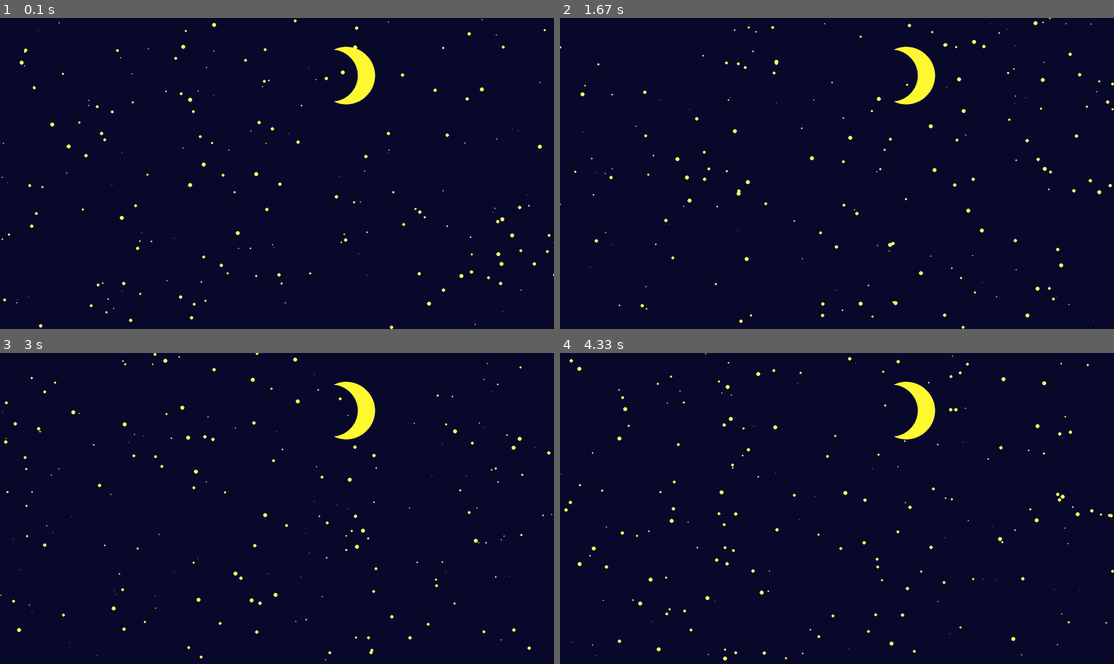
Above: before the commit, frames 1-4 (two rows, left to right).
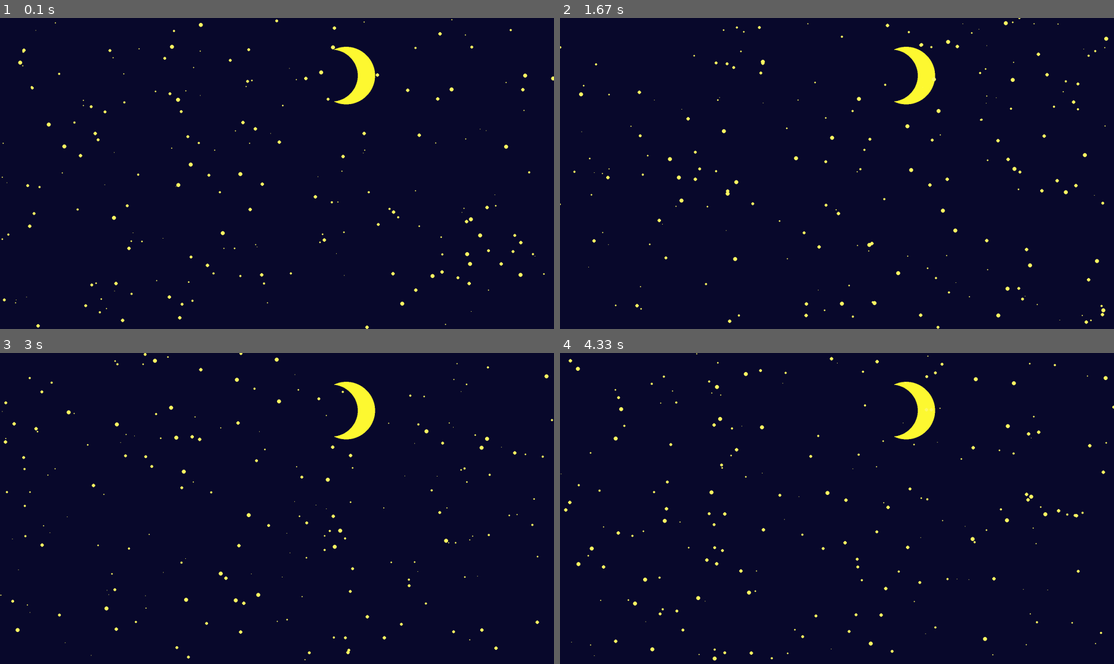
Above: after the commit, the same moments.

Repository: TeenAsher/pygame_study
Game: pygame game, started from study_3.py
Two runs of this game, one before a commit and one after it. Both use one fixed random seed, a clock stepped at 60 frames per second and the inputs below.
Inputs (mouse positions are in pixels of both pictures, inside the frame that each line leads up to):
- Up to frame 1 (0.1 s): no input
- Up to frame 2 (1.67 s): click (837, 173) at 0.38 s; click (842, 195) at 0.78 s; click (665, 126) at 1.2 s; move the mouse to (1041, 282) at 1.5 s
- Up to frame 3 (3 s): click (481, 617) at 1.7 s; click (288, 402) at 2.27 s; move the mouse to (249, 589) at 2.63 s; click (249, 589) at 2.9 s
- Up to frame 4 (4.33 s): move the mouse to (820, 455) at 3.3 s; click (820, 455) at 3.6 s; move the mouse to (759, 443) at 4.03 s

The runs differ from the first frame. In frame 1, 1.5% of the frame differs, in the area x 0-100%, y 0-100%; in frame 2, 1.5%; in frame 3, 1.4%; in frame 4, 1.6%.

Commit message:
study_3 file 8th commit

Diff:
--- a/study_3.py
+++ b/study_3.py
@@ -28,7 +28,7 @@
         pygame.draw.circle(screen, (10, 10, 45), (1150, 200), 90)
 
         for i in range(200):
-            x = random.randint(0, 2047)
+            x = random.randint(0, 1919)
             y = random.randint(0, 1079)
             z = random.randrange(1, 8)
             pygame.draw.circle(screen, (255, 250, 100), (x, y), z)
